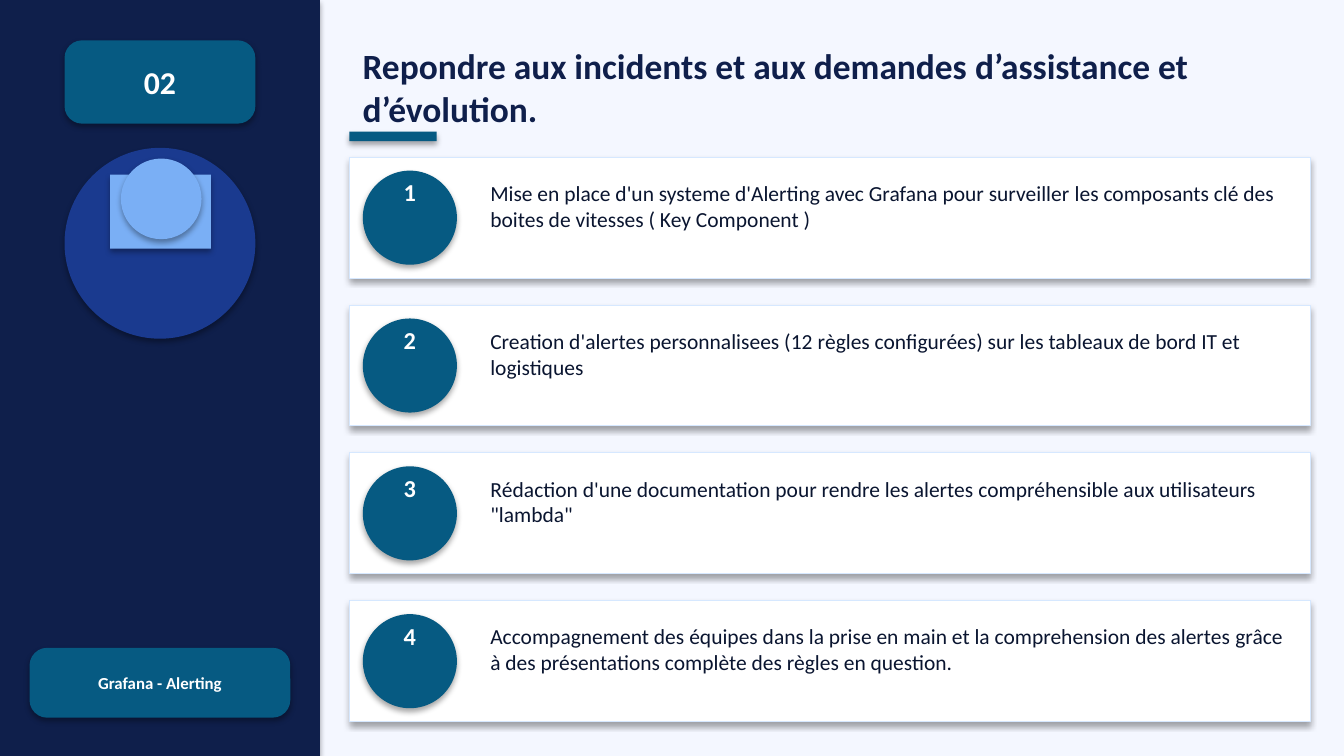
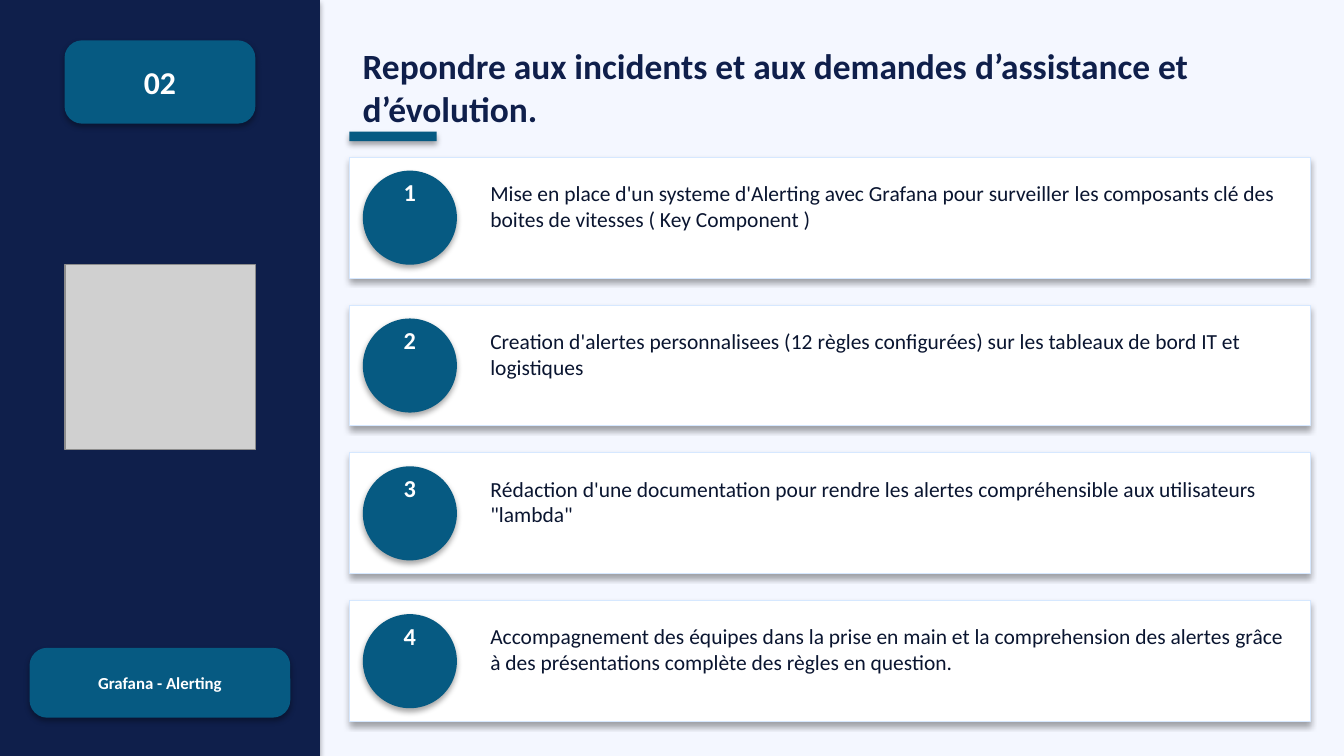
Before and after one commit to Kevincrl/kevincrl.github.io, a slide deck: slide 6 of Compte_Rendu/Presentation_bts_final.pptx. Drawn at 1344x756 pixels with LibreOffice and Linux fonts; fonts in the diff are those of the drawing; grey boxes stand for pictures. Boxes give left, top, right and bottom in pixels: in the first picture for what was removed or moved away, otherwise in the second. Text is boxed around its words. In the diff, an @@ line names an element or a change of style, - is before the commit and + after.

```diff
--- a/Compte_Rendu/Presentation_bts_final.pptx
+++ b/Compte_Rendu/Presentation_bts_final.pptx
@@ ellipse removed at <box>65,148,255,339</box> @@
@@ rectangle removed at <box>110,175,211,249</box> @@
@@ ellipse removed at <box>121,159,202,239</box> @@
@@ picture added at <box>65,265,255,450</box> @@
```
Also in this commit, not shown: 5 other slides changed.
